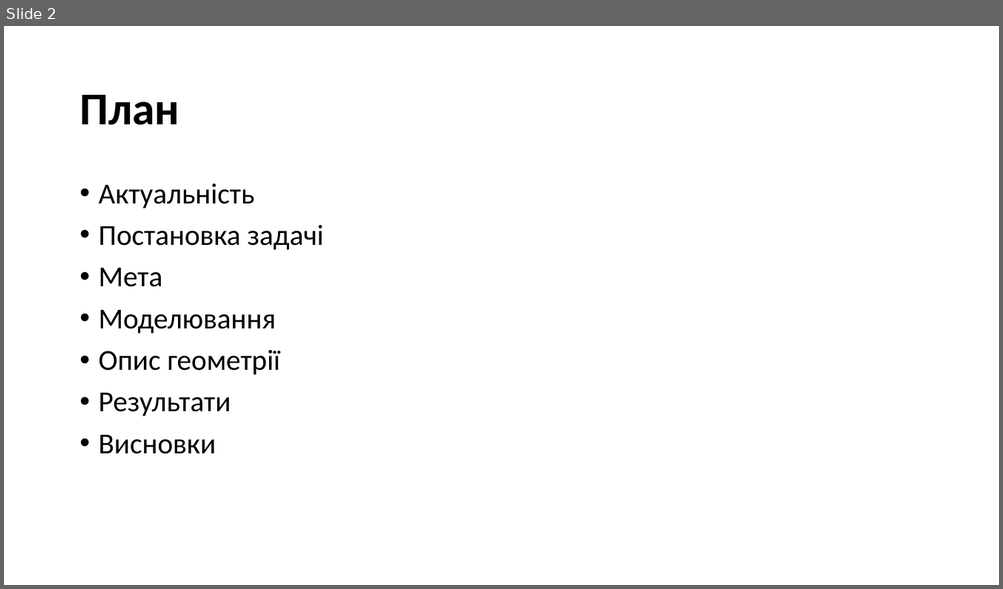
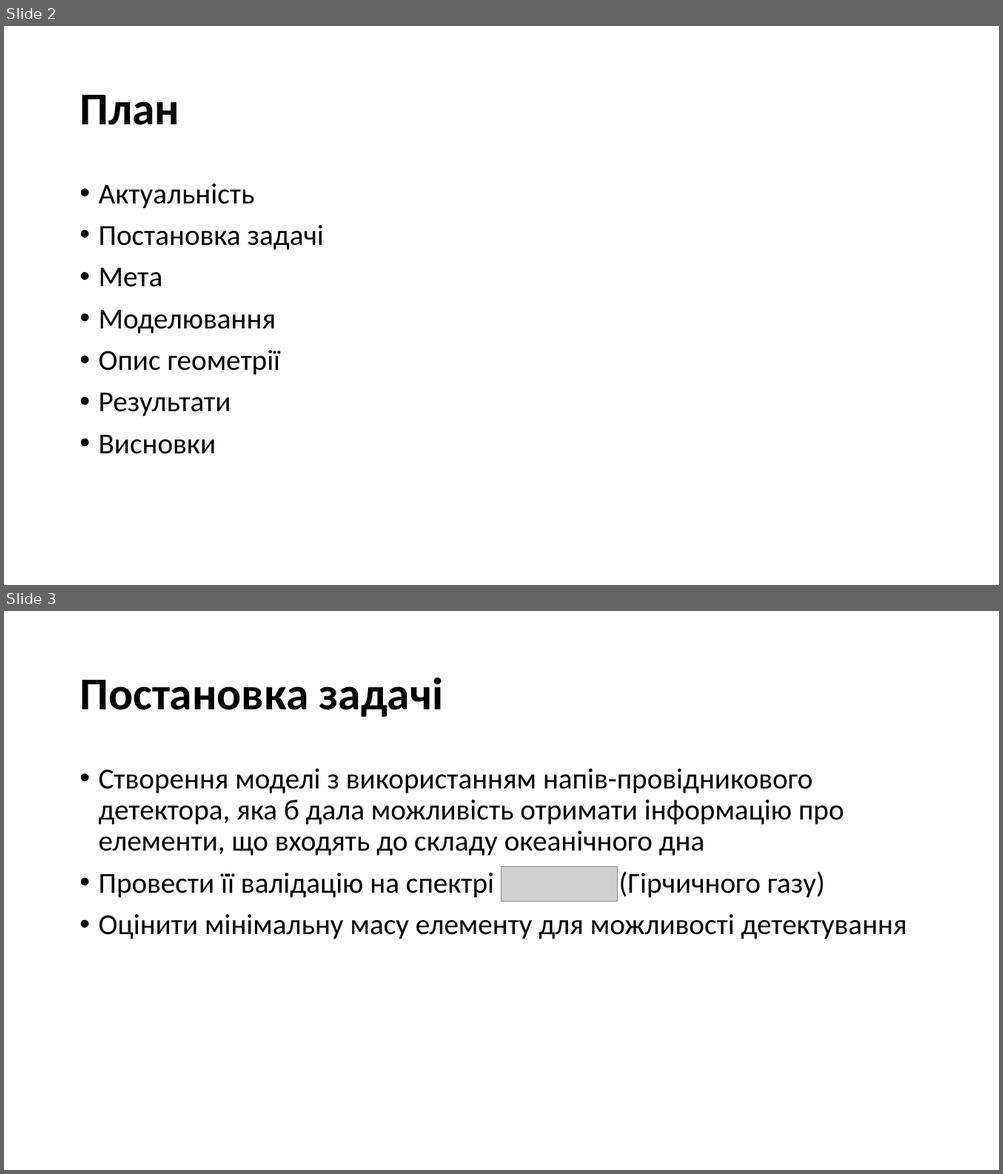
Before and after one commit to npd2020/diploms, a slide deck: v.haponov/Presentation/Valentyn_Haponov.pptx. Shown one above the other, each under a label of ours: slide 2 before the commit, slides 2 and 3 after it. The pictures are 1003x589 and 1003x1174 pixels, drawn with LibreOffice and Linux fonts; fonts in the diff are those of the drawing; grey boxes stand for pictures. Boxes give left, top, right and bottom in pixels: in the first picture for what was removed or moved away, otherwise in the second. Text is boxed around its words. In the diff, an @@ line names an element or a change of style, - is before the commit and + after.

```diff
--- a/v.haponov/Presentation/Valentyn_Haponov.pptx
+++ b/v.haponov/Presentation/Valentyn_Haponov.pptx
@@ slide 3 added at box(4, 611, 999, 1170), background #FFFFFF @@
@@ title added at box(79, 677, 443, 717), 44 pt, text #000000, bold @@
+Постановка задачі
@@ text added at box(99, 769, 907, 940), 28 pt, text #000000 @@
+• Створення моделі з використанням напів-провідникового детектора, яка б дала можливість отримати інформацію про елементи, що входять до складу океанічного дна
+• Провести її валідацію на спектрі (Гірчичного газу)
+• Оцінити мінімальну масу елементу для можливості детектування
@@ picture added at box(502, 867, 617, 902) @@
```
Also in this commit, not shown: 1 other slide added, 2 slides removed, 1 other file.
